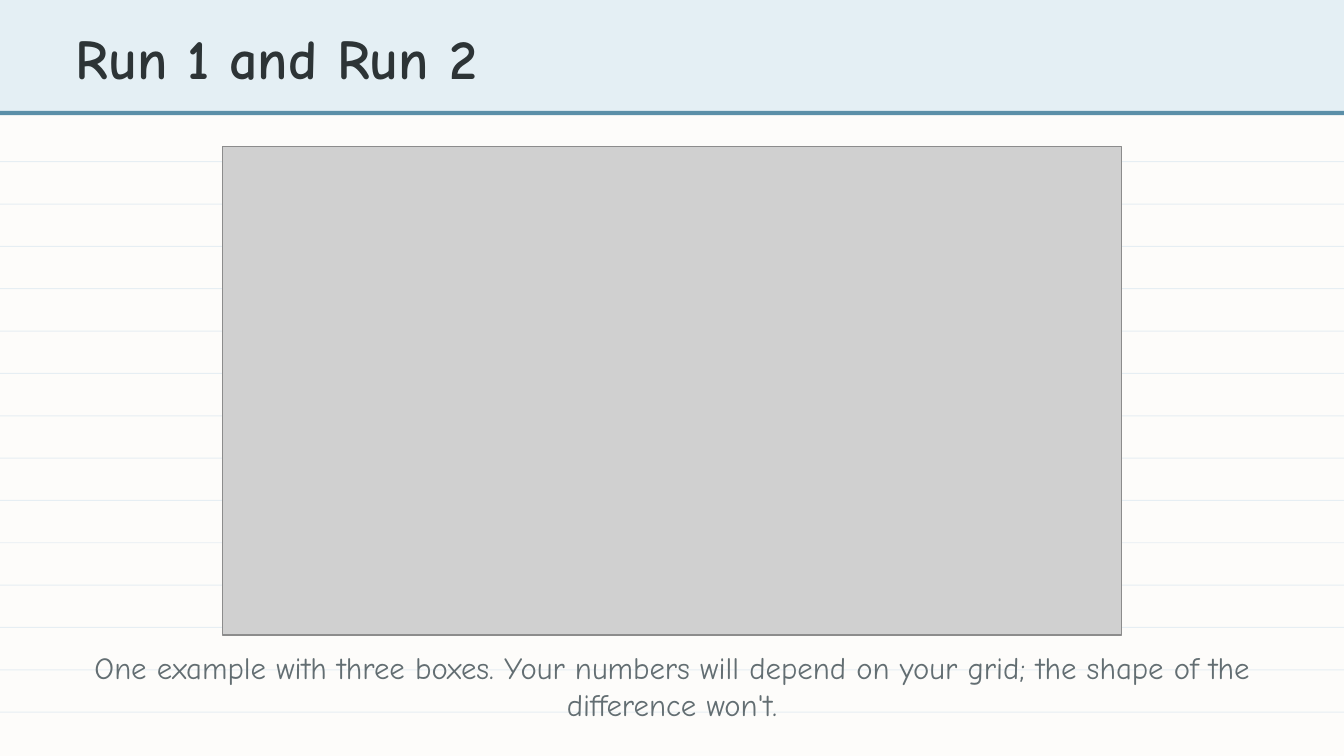
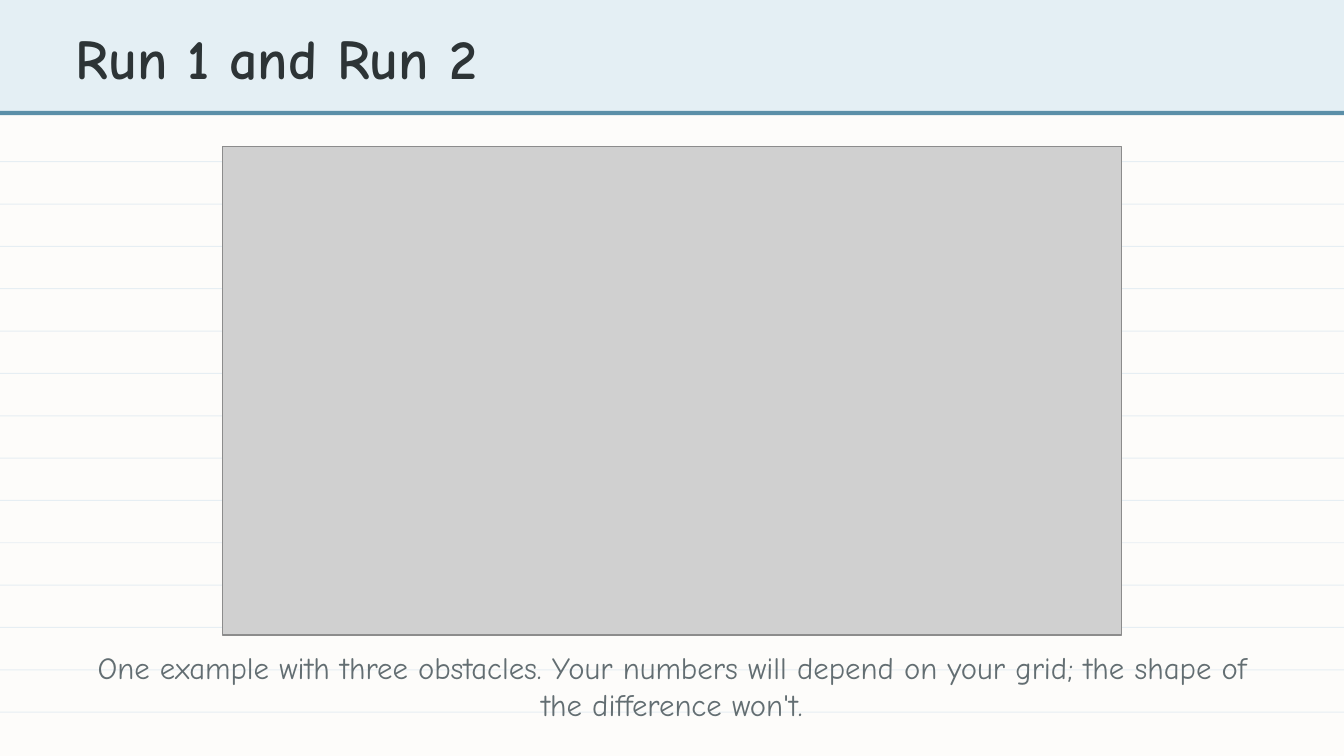
Before and after one commit to bradamiller/LearningPython, a slide deck: slide 15 of static/slides/module-05-pathfinding/module-5-lesson-08-building-experience.pptx. Drawn at 1344x756 pixels with LibreOffice and Linux fonts; fonts in the diff are those of the drawing; grey boxes stand for pictures. Boxes give left, top, right and bottom in pixels: in the first picture for what was removed or moved away, otherwise in the second. Text is boxed around its words. In the diff, an @@ line names an element or a change of style, - is before the commit and + after.

```diff
--- a/static/slides/module-05-pathfinding/module-5-lesson-08-building-experience.pptx
+++ b/static/slides/module-05-pathfinding/module-5-lesson-08-building-experience.pptx
@@ text at (x1=98, y1=658, x2=1247, y2=716): text changed @@
-One example with three boxes. Your numbers will depend on your grid; the shape of the difference won't.
+One example with three obstacles. Your numbers will depend on your grid; the shape of the difference won't.
```
Also in this commit, not shown: 6 other slides changed, 11 other files.
